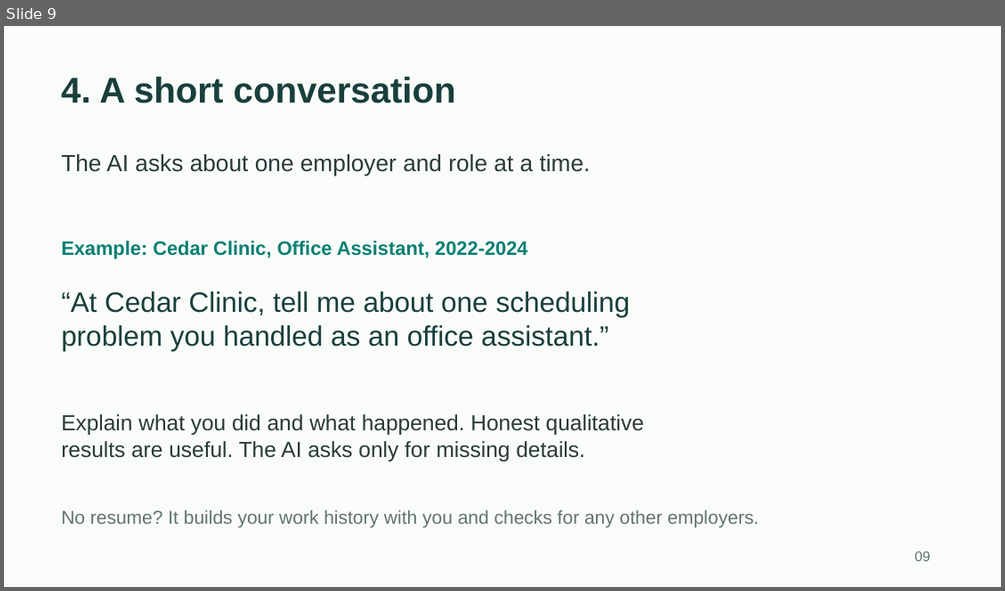
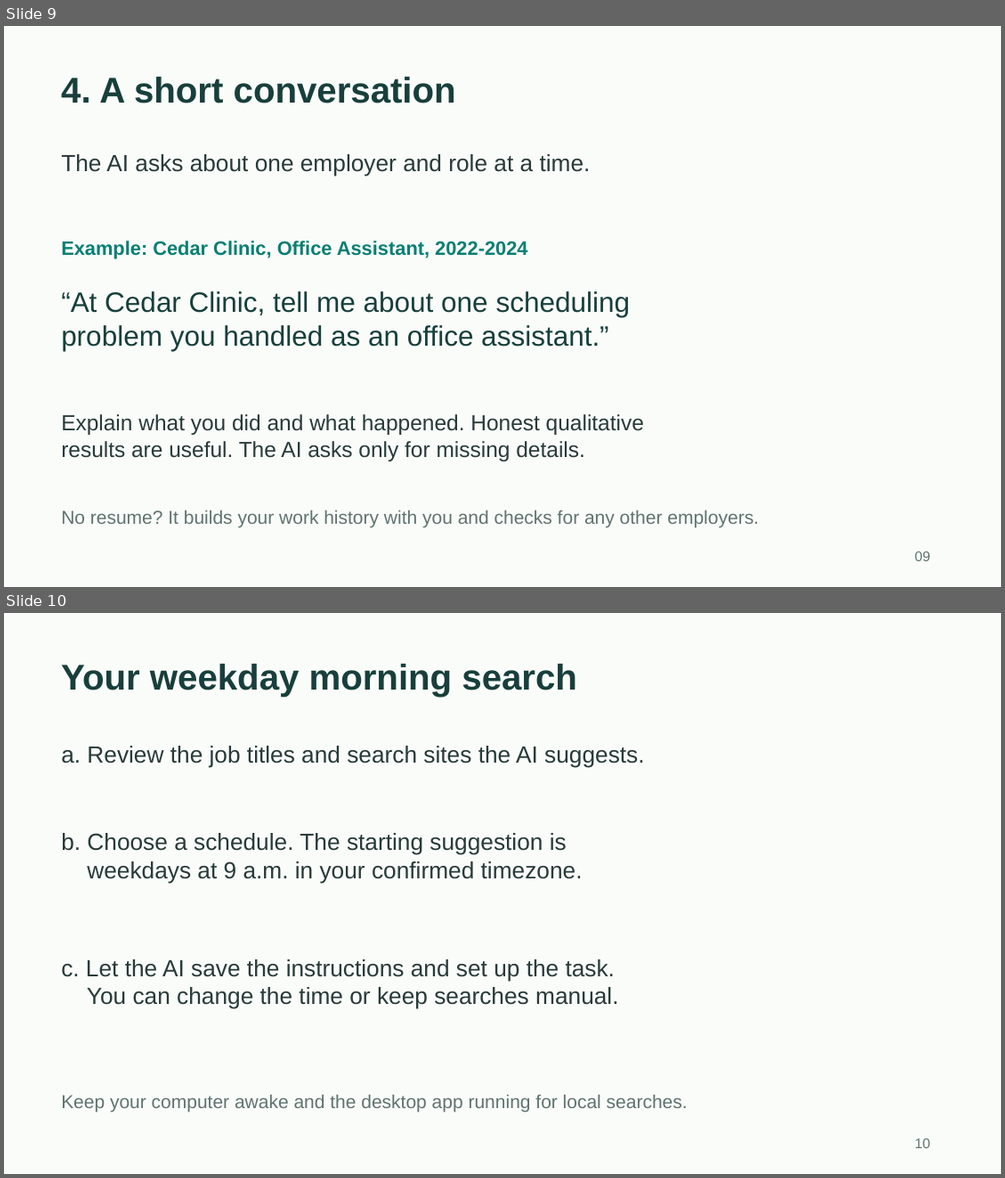
Before and after one commit to toughdave/job-search, a slide deck: docs/job-search-guide.pptx. Shown one above the other, each under a label of ours: slide 9 before the commit, slides 9 and 10 after it. The pictures are 1005x591 and 1005x1178 pixels, drawn with LibreOffice and Linux fonts; fonts in the diff are those of the drawing. Boxes give left, top, right and bottom in pixels: in the first picture for what was removed or moved away, otherwise in the second. Text is boxed around its words. In the diff, an @@ line names an element or a change of style, - is before the commit and + after.

Commit message:
Add guided weekday search routines and durable daily run checks

```diff
--- a/docs/job-search-guide.pptx
+++ b/docs/job-search-guide.pptx
@@ slide 10 added at (4,613,1001,1174), background #FAFCFA @@
@@ text added at (61,664,577,697), 34.5 pt, text #183F3B, bold @@
+Your weekday morning search
@@ text added at (61,746,644,768), 22.5 pt, text #283A39 @@
+a. Review the job titles and search sites the AI suggests.
@@ text added at (61,833,582,883), 22.5 pt, text #283A39 @@
+b. Choose a schedule. The starting suggestion is
+weekdays at 9 a.m. in your confirmed timezone.
@@ text added at (61,959,618,1009), 22.5 pt, text #283A39 @@
+c. Let the AI save the instructions and set up the task.
+You can change the time or keep searches manual.
@@ text added at (61,1094,688,1111), 18 pt, text #607370 @@
+Keep your computer awake and the desktop app running for local searches.
@@ text added at (914,1138,930,1148), 13.5 pt, text #607370 @@
+10
```
Also in this commit, not shown: 4 slides changed, 1 other slide added, 13 other files.
